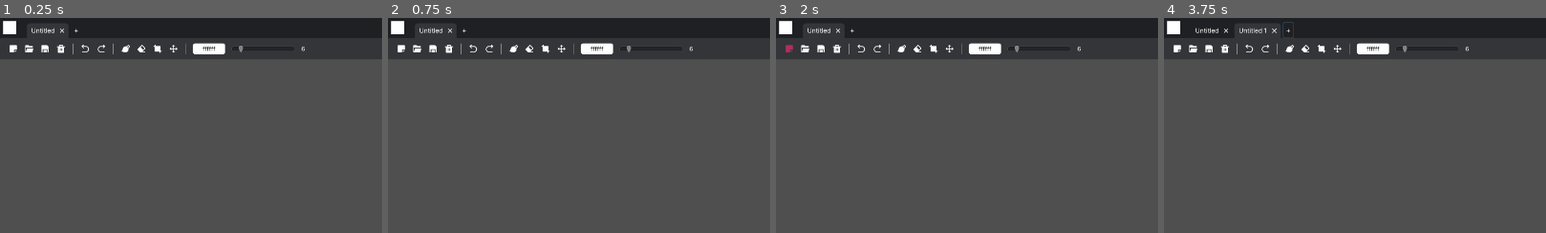
Above: before the commit, frames 1-4 (left to right).
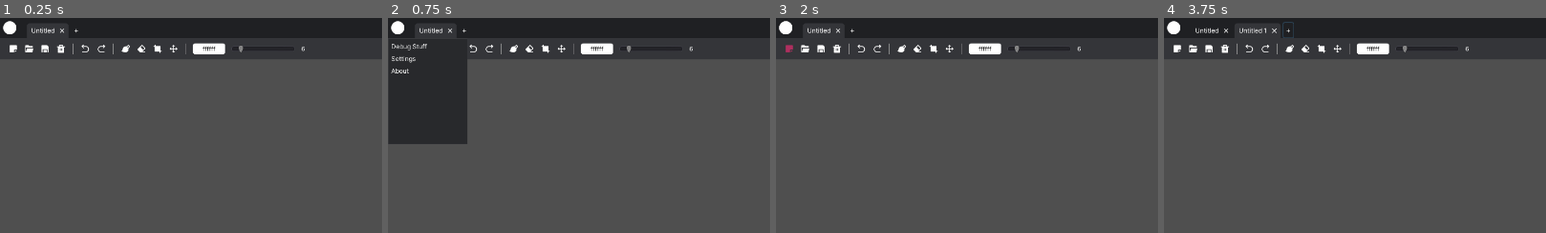
Above: after the commit, the same moments.

Repository: Epsilon0xCell/Lorien
Game: Godot game, scene res://Main.tscn
The game is run twice, just before and just after one commit, with the same random seed, the same clock (stepped at 60 frames per second) and the same inputs.
Inputs (mouse positions are % of the whole screen's width and height, from its top left):
- Up to frame 1 (0.25 s): no input
- Up to frame 2 (0.75 s): click (1, 2) at 0.52 s
- Up to frame 3 (2 s): click (2, 7) at 1.27 s
- Up to frame 4 (3.75 s): click (2, 7) at 2.02 s; click "Untitled" at 2.75 s; click "+" at 3.5 s
The pictures show only the part of the screen within x 0-50%, y 0-50%; the shares and areas given below are measured in that part.

The runs differ from the first frame. In frame 1, less than 0.1% of the frame differs, in the area x 0-5%, y 1-8%; in frame 2, 8.6%, in the area x 0-21%, y 1-59%; in frame 3, less than 0.1%; in frame 4, less than 0.1%.

Commit message:
MenuPopup

Diff:
--- a/jabol/Main.tscn
+++ b/jabol/Main.tscn
@@ -1,9 +1,10 @@
-[gd_scene load_steps=7 format=2]
+[gd_scene load_steps=8 format=2]
 
 [ext_resource path="res://Main.gd" type="Script" id=1]
 [ext_resource path="res://InfiniteCanvas/InfiniteCanvas.tscn" type="PackedScene" id=2]
 [ext_resource path="res://UI/UIStatusbar.tscn" type="PackedScene" id=3]
 [ext_resource path="res://UI/UITitlebar.tscn" type="PackedScene" id=4]
+[ext_resource path="res://UI/UIMenuPopup.tscn" type="PackedScene" id=5]
 [ext_resource path="res://UI/UIToolbar.tscn" type="PackedScene" id=6]
 
 [sub_resource type="StyleBoxFlat" id=1]
@@ -29,6 +30,7 @@
 margin_right = -0.749146
 
 [node name="UITitlebar" parent="." instance=ExtResource( 4 )]
+_menu_popup_path = NodePath("../UIMenuPopup")
 
 [node name="UIToolbar" parent="." instance=ExtResource( 6 )]
 margin_top = 38.0
@@ -74,14 +76,19 @@
 }
 
 [node name="ColorPicker" type="ColorPicker" parent="ColorpickerPopup/PanelContainer"]
-margin_left = 16.0
-margin_top = 16.0
-margin_right = 324.0
-margin_bottom = 454.0
+margin_left = 52.0
+margin_top = 52.0
+margin_right = 360.0
+margin_bottom = 490.0
 edit_alpha = false
 __meta__ = {
 "_edit_use_anchors_": false
 }
+
+[node name="UIMenuPopup" parent="." instance=ExtResource( 5 )]
+visible = false
+margin_top = 38.0
+margin_bottom = 238.0
 
 [node name="WindowBorderTop" type="Control" parent="."]
 anchor_right = 1.0
--- a/jabol/UI/Themes/theme_dark.tres
+++ b/jabol/UI/Themes/theme_dark.tres
@@ -44,7 +44,22 @@
 [sub_resource type="StyleBoxFlat" id=5]
 bg_color = Color( 0.12549, 0.129412, 0.141176, 1 )
 
-[sub_resource type="StyleBoxEmpty" id=6]
+[sub_resource type="StyleBoxFlat" id=6]
+bg_color = Color( 0.262745, 0.262745, 0.262745, 1 )
+
+[sub_resource type="StyleBoxFlat" id=7]
+content_margin_left = 6.0
+content_margin_right = 4.0
+content_margin_top = 4.0
+content_margin_bottom = 4.0
+bg_color = Color( 0.160784, 0.164706, 0.176471, 1 )
+border_width_left = 1
+border_width_top = 1
+border_width_right = 1
+border_width_bottom = 1
+border_color = Color( 0.239216, 0.243137, 0.258824, 1 )
+
+[sub_resource type="StyleBoxEmpty" id=8]
 
 [resource]
 default_font = ExtResource( 1 )
@@ -87,5 +102,24 @@
 Label/fonts/font = ExtResource( 2 )
 Label/styles/normal = null
 Panel/styles/panel = SubResource( 5 )
+PopupMenu/colors/font_color = Color( 1, 1, 1, 1 )
+PopupMenu/colors/font_color_accel = Color( 0.7, 0.7, 0.7, 0.8 )
+PopupMenu/colors/font_color_disabled = Color( 0.4, 0.4, 0.4, 0.8 )
+PopupMenu/colors/font_color_hover = Color( 0.878431, 0.878431, 0.878431, 1 )
+PopupMenu/colors/font_color_separator = Color( 0.88, 0.88, 0.88, 1 )
+PopupMenu/constants/hseparation = 4
+PopupMenu/constants/vseparation = 8
+PopupMenu/fonts/font = ExtResource( 2 )
+PopupMenu/icons/checked = null
+PopupMenu/icons/radio_checked = null
+PopupMenu/icons/radio_unchecked = null
+PopupMenu/icons/submenu = null
+PopupMenu/icons/unchecked = null
+PopupMenu/styles/hover = SubResource( 6 )
+PopupMenu/styles/labeled_separator_left = null
+PopupMenu/styles/labeled_separator_right = null
+PopupMenu/styles/panel = SubResource( 7 )
+PopupMenu/styles/panel_disabled = SubResource( 7 )
+PopupMenu/styles/separator = null
 VSeparator/constants/separation = 4
-VSeparator/styles/separator = SubResource( 6 )
+VSeparator/styles/separator = SubResource( 8 )
--- /dev/null
+++ b/jabol/UI/UIMenuPopup.gd
@@ -0,0 +1,7 @@
+extends PopupMenu
+
+
+func _ready():
+	add_item("Debug Stuff")
+	add_item("Settings")
+	add_item("About")
--- /dev/null
+++ b/jabol/UI/UIMenuPopup.tscn
@@ -0,0 +1,14 @@
+[gd_scene load_steps=3 format=2]
+
+[ext_resource path="res://UI/Themes/theme_dark.tres" type="Theme" id=1]
+[ext_resource path="res://UI/UIMenuPopup.gd" type="Script" id=2]
+
+[node name="UIMenuPopup" type="PopupMenu"]
+margin_right = 150.0
+margin_bottom = 200.0
+rect_min_size = Vector2( 150, 200 )
+theme = ExtResource( 1 )
+script = ExtResource( 2 )
+__meta__ = {
+"_edit_use_anchors_": false
+}
--- a/jabol/UI/UITitlebar.gd
+++ b/jabol/UI/UITitlebar.gd
@@ -14,6 +14,7 @@
 
 # -------------------------------------------------------------------------------------------------
 onready var _file_tabs: HBoxContainer = $Left/Tabs
+export var _menu_popup_path: NodePath
 var _mouse_pressed := false
 var _mouse_draging := false
 var _drag_offset: Vector2
@@ -105,3 +106,8 @@
 	elif event is InputEventMouseMotion:
 		if _mouse_pressed:
 			_mouse_draging = true
+
+# -------------------------------------------------------------------------------------------------
+func _on_Logo_pressed():
+	var popup_panel: PopupMenu = get_node(_menu_popup_path)
+	popup_panel.popup()
--- a/jabol/UI/UITitlebar.tscn
+++ b/jabol/UI/UITitlebar.tscn
@@ -1,7 +1,8 @@
-[gd_scene load_steps=6 format=2]
+[gd_scene load_steps=7 format=2]
 
 [ext_resource path="res://UI/Themes/theme_dark.tres" type="Theme" id=1]
 [ext_resource path="res://UI/UITitlebar.gd" type="Script" id=2]
+[ext_resource path="res://Assets/logo.png" type="Texture" id=3]
 [ext_resource path="res://Assets/Icons/window_close_white.png" type="Texture" id=4]
 [ext_resource path="res://Assets/Icons/window_maximize_white.png" type="Texture" id=5]
 [ext_resource path="res://Assets/Icons/window_minimize_white.png" type="Texture" id=6]
@@ -32,7 +33,7 @@
 mouse_filter = 2
 custom_constants/separation = 2
 
-[node name="Logo" type="ColorRect" parent="Left"]
+[node name="Logo" type="TextureButton" parent="Left"]
 margin_left = 6.0
 margin_top = 6.0
 margin_right = 31.0
@@ -40,6 +41,11 @@
 rect_min_size = Vector2( 25, 25 )
 size_flags_horizontal = 4
 size_flags_vertical = 4
+texture_normal = ExtResource( 3 )
+texture_pressed = ExtResource( 3 )
+texture_hover = ExtResource( 3 )
+texture_disabled = ExtResource( 3 )
+texture_focused = ExtResource( 3 )
 
 [node name="VSeparator2" type="VSeparator" parent="Left"]
 margin_left = 35.0
@@ -109,6 +115,7 @@
 stretch_mode = 3
 
 [connection signal="gui_input" from="." to="." method="_on_UITitlebar_gui_input"]
+[connection signal="pressed" from="Left/Logo" to="." method="_on_Logo_pressed"]
 [connection signal="pressed" from="Left/NewFileButton" to="." method="_on_NewFileButton_pressed"]
 [connection signal="pressed" from="Right/MinimizeButton" to="." method="_on_MinimizeButton_pressed"]
 [connection signal="pressed" from="Right/MaximizeButton" to="." method="_on_MaximizeButton_pressed"]
Binary file added: jabol/Assets/logo.png
Not shown, added: jabol/Assets/logo.png.import
Not shown: 1 places in jabol/UI/Themes/theme_dark.tres that only renumber resources
